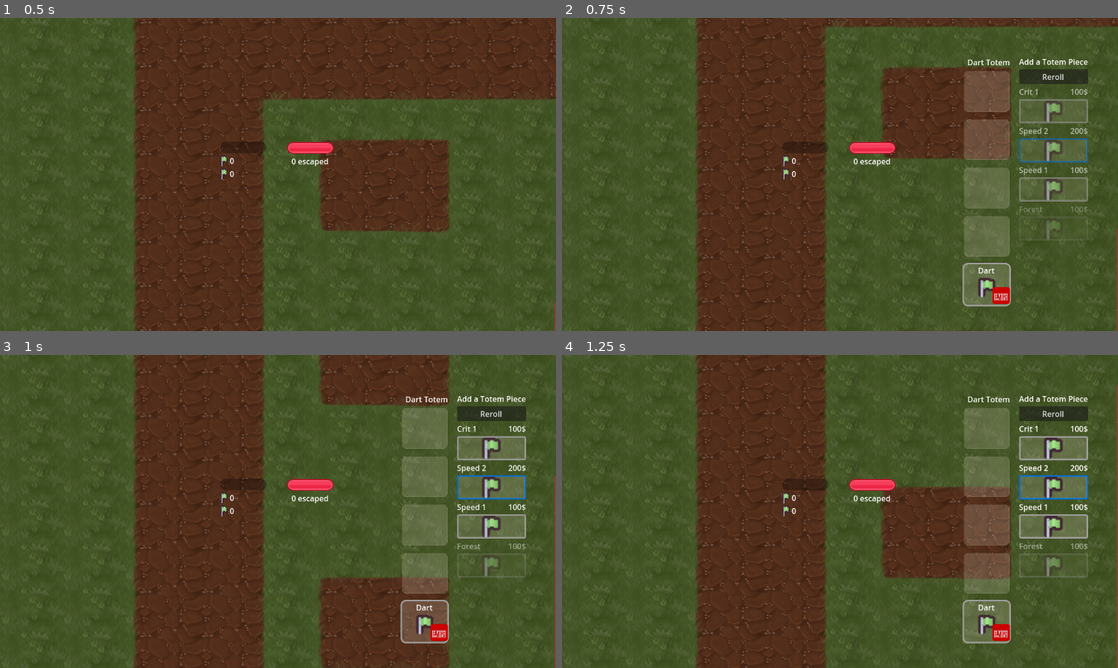
Above: before the commit, frames 1-4 (two rows, left to right).
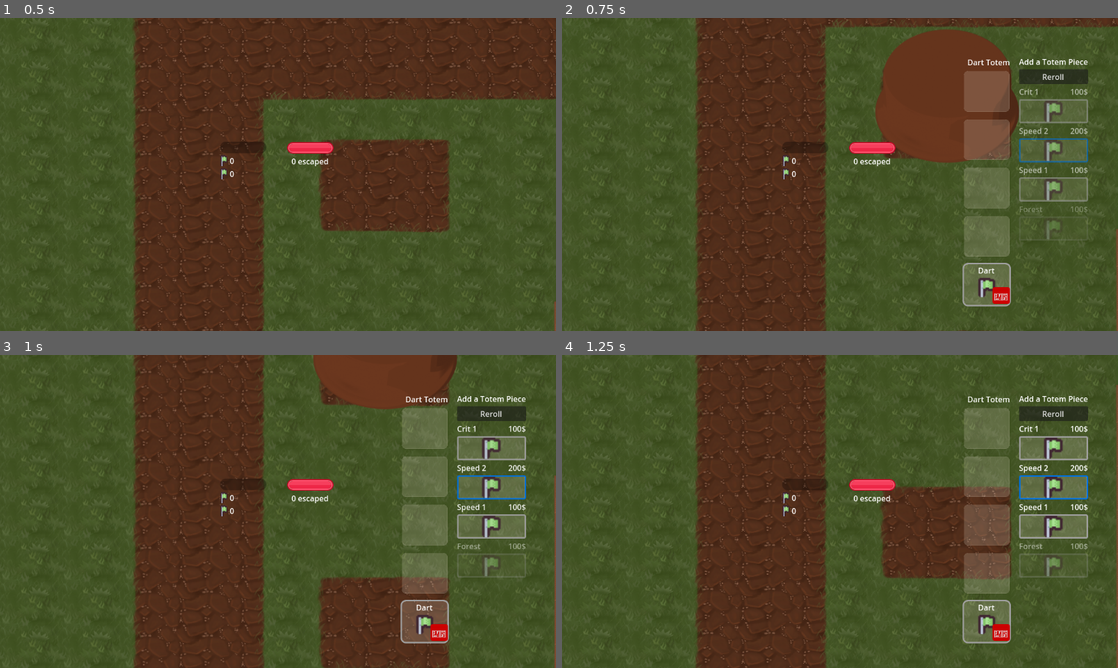
Above: after the commit, the same moments.

Repository: Jelleas/gmtk-2025
Game: Godot game, scene res://main_level.tscn
The game is run twice, just before and just after one commit, with the same random seed, the same clock (stepped at 60 frames per second) and the same inputs.
Inputs (mouse positions are in pixels of both pictures, inside the frame that each line leads up to):
- Up to frame 1 (0.5 s): no input
- Up to frame 2 (0.75 s): tap Enter at 0.5 s; move the mouse to (962, 158) at 0.52 s; hold Down (camera_move_down) from 0.53 s (still down); click (962, 158) at 0.67 s
- Up to frame 3 (1 s): keep holding Down (camera_move_down)
- Up to frame 4 (1.25 s): keep holding Down (camera_move_down)

Frame 1 is identical in both runs. In frame 2, 4.1% of the frame differs, in the area x 56-83%, y 3-47%; in frame 3, 1.5%; in frame 4, nothing differs.

Commit message:
better totem setup + add base and color

Diff:
--- a/monster.tscn
+++ b/monster.tscn
@@ -16,8 +16,3 @@
 
 [node name="CollisionShape2D" type="CollisionShape2D" parent="MonsterBody"]
 shape = SubResource("CircleShape2D_s3gyj")
-
-[connection signal="area_entered" from="MonsterBody" to="." method="get_hit"]
-[connection signal="area_shape_entered" from="MonsterBody" to="." method="get_hit"]
-[connection signal="body_entered" from="MonsterBody" to="." method="get_hit"]
-[connection signal="body_shape_entered" from="MonsterBody" to="." method="get_hit"]
--- a/totem/dart.gd
+++ b/totem/dart/dart.gd
@@ -33,6 +33,7 @@
 	energy_cost = totem.base.energy_cost
 	range = totem.base.range
 
+
 	totem.damage = totem.base.damage
 	totem.crit_chance = totem.base.crit_chance
 	totem.cooldown = totem.base.cooldown
@@ -42,12 +43,14 @@
 	totem.produces = totem.base.produces
 	totem.consumes = totem.base.consumes
 
-	var tile_size = totem.tile_map_layer.tile_set.tile_size
-	local_pos = totem.tile_map_layer.map_to_local(totem.plot_position)
-	global_pos = totem.tile_map_layer.to_global(local_pos)
+	global_pos = totem.global_pos
+	local_pos = totem.local_pos
+
+	totem.sprite.modulate = totem.base.sprite_color
+	totem.sprite.global_position = global_pos
 
 	attack_area = $AttackArea
-	attack_area.global_position = global_pos
+	attack_area.global_position = local_pos
 	$AttackArea/CollisionShape2D.shape.radius = totem.base.range
 	attack_area.area_entered.connect(_on_attack_area_entered)
 	attack_area.area_exited.connect(_on_attack_area_exited)
@@ -90,7 +93,7 @@
 
 func shoot(from: Vector2, target: Area2D):
 	var to = totem.tile_map_layer.to_local(target.global_position)
-	var projectile_scene = preload("res://totem/dart_projectile.tscn")
+	var projectile_scene = preload("res://totem/dart/dart_projectile.tscn")
 	var proj = projectile_scene.instantiate()
 	proj.target = target
 	proj.damage = damage
--- /dev/null
+++ b/totem/dart/dart.tscn
@@ -0,0 +1,13 @@
+[gd_scene load_steps=3 format=3 uid="uid://d2gwq2j6nc8uc"]
+
+[ext_resource type="Script" uid="uid://ckfmgbqgrvf0c" path="res://totem/dart/dart.gd" id="1_f4d15"]
+
+[sub_resource type="CircleShape2D" id="CircleShape2D_yc6he"]
+
+[node name="Dart" type="Node2D"]
+script = ExtResource("1_f4d15")
+
+[node name="AttackArea" type="Area2D" parent="."]
+
+[node name="CollisionShape2D" type="CollisionShape2D" parent="AttackArea"]
+shape = SubResource("CircleShape2D_yc6he")
--- a/totem/dart_projectile.gd
+++ b/totem/dart/dart_projectile.gd
@@ -1,6 +1,6 @@
 extends Area2D
 
-@export var speed := 400.0
+@export var speed := 2000.0
 var direction := Vector2.ZERO
 var target: Area2D
 var damage: int
--- a/totem/dart_projectile.tscn
+++ b/totem/dart/dart_projectile.tscn
@@ -1,6 +1,6 @@
 [gd_scene load_steps=4 format=3 uid="uid://c3amewplt24b8"]
 
-[ext_resource type="Script" uid="uid://8pa84nkdi8ic" path="res://totem/dart_projectile.gd" id="1_w3gel"]
+[ext_resource type="Script" uid="uid://8pa84nkdi8ic" path="res://totem/dart/dart_projectile.gd" id="1_w3gel"]
 [ext_resource type="Texture2D" uid="uid://dfj26ibwe2waf" path="res://tile_0035.png" id="2_exccd"]
 
 [sub_resource type="CircleShape2D" id="CircleShape2D_l7uhn"]
@@ -12,4 +12,5 @@
 shape = SubResource("CircleShape2D_l7uhn")
 
 [node name="Sprite2D" type="Sprite2D" parent="."]
+scale = Vector2(5, 5)
 texture = ExtResource("2_exccd")
--- a/totem/producer.gd
+++ b/totem/producer/producer.gd
@@ -10,6 +10,9 @@
 var total_energy: float
 var energy_cost: float
 var current_energy: float
+
+var global_pos: Vector2
+var local_pos: Vector2
 
 func init(parent_ref):
 	totem = parent_ref
@@ -28,6 +31,12 @@
 	totem.total_energy = totem.base.total_energy
 	totem.energy_cost = totem.base.energy_cost
 	totem.produces = totem.base.produces
+
+	global_pos = totem.global_pos
+	local_pos = totem.local_pos
+
+	totem.sprite.global_position = global_pos
+	totem.sprite.modulate = totem.base.sprite_color
 
 	is_active = true
 	totem.is_active = true
--- /dev/null
+++ b/totem/producer/producer.tscn
@@ -0,0 +1,6 @@
+[gd_scene load_steps=2 format=3 uid="uid://luhkfgf4ylhy"]
+
+[ext_resource type="Script" uid="uid://b78kd0ybgaab4" path="res://totem/producer/producer.gd" id="1_2nxq5"]
+
+[node name="Producer" type="Node2D"]
+script = ExtResource("1_2nxq5")
--- a/totem/totem.gd
+++ b/totem/totem.gd
@@ -1,6 +1,9 @@
 extends Node2D
 
 class_name Totem
+
+@export var producer_scene: PackedScene
+@export var dart_scene: PackedScene
 
 var start: int
 var end: int
@@ -8,6 +11,9 @@
 @export var resource_manager: ResourceManager
 @export var tile_map_layer: TileMapLayer
 var timer: Timer
+var sprite: Sprite2D
+var local_pos: Vector2
+var global_pos: Vector2
 
 var actions: Array = []
 var inventory: Array[Res.Type] = []
@@ -34,6 +40,13 @@
 
 	tile_map_layer = tile_map
 	plot_position = plot_pos
+
+	sprite = $BaseSprite
+
+	var tile_size = tile_map_layer.tile_set.tile_size
+	local_pos = tile_map_layer.map_to_local(plot_position)
+	global_pos = tile_map_layer.to_global(local_pos)
+
 
 	timer = Timer.new()
 	timer.one_shot = true
@@ -89,14 +102,16 @@
 	base = new_base
 
 	if(base.type == TotemPieces.BaseType.PRODUCER):
-		var base_init = $Producer
+		var base_init = producer_scene.instantiate()
 		base_init.init(self)
 		base_scene = base_init
 
 	if(base.type == TotemPieces.BaseType.DART):
-		var base_init = $Dart
+		var base_init = dart_scene.instantiate()
 		base_init.init(self)
 		base_scene = base_init
+
+	add_child(base_scene)
 
 	startTimer()
 
--- a/totem/totem.tscn
+++ b/totem/totem.tscn
@@ -1,32 +1,22 @@
 [gd_scene load_steps=6 format=3 uid="uid://tmkdkgu7s5vv"]
 
 [ext_resource type="Script" uid="uid://buyy73ip5sskn" path="res://totem/totem.gd" id="1_758mn"]
-[ext_resource type="Script" uid="uid://b78kd0ybgaab4" path="res://totem/producer.gd" id="2_1gino"]
-[ext_resource type="Script" uid="uid://ckfmgbqgrvf0c" path="res://totem/dart.gd" id="3_gpwgi"]
+[ext_resource type="PackedScene" uid="uid://luhkfgf4ylhy" path="res://totem/producer/producer.tscn" id="2_7f103"]
+[ext_resource type="PackedScene" uid="uid://d2gwq2j6nc8uc" path="res://totem/dart/dart.tscn" id="3_xljs4"]
 [ext_resource type="Script" uid="uid://rh033edclfd5" path="res://totem/frog_bomb.gd" id="4_irn1f"]
-
-[sub_resource type="CircleShape2D" id="CircleShape2D_irn1f"]
+[ext_resource type="Texture2D" uid="uid://2tgfturtref7" path="res://assets/totems/totem-base.png" id="5_7f103"]
 
 [node name="Totem" type="Node2D"]
 script = ExtResource("1_758mn")
+producer_scene = ExtResource("2_7f103")
+dart_scene = ExtResource("3_xljs4")
 
 [node name="Timer" type="Timer" parent="."]
 one_shot = true
 autostart = true
 
-[node name="Producer" type="Node2D" parent="."]
-script = ExtResource("2_1gino")
-
-[node name="Dart" type="Node2D" parent="."]
-script = ExtResource("3_gpwgi")
-
-[node name="AttackArea" type="Area2D" parent="Dart"]
-
-[node name="CollisionShape2D" type="CollisionShape2D" parent="Dart/AttackArea"]
-shape = SubResource("CircleShape2D_irn1f")
-
 [node name="FrogBomb" type="Node2D" parent="."]
 script = ExtResource("4_irn1f")
 
-[connection signal="body_entered" from="Dart/AttackArea" to="Dart" method="_on_attack_area_body_entered"]
-[connection signal="body_exited" from="Dart/AttackArea" to="Dart" method="_on_attack_area_body_exited"]
+[node name="BaseSprite" type="Sprite2D" parent="."]
+texture = ExtResource("5_7f103")
--- a/totem/totem_pieces.gd
+++ b/totem/totem_pieces.gd
@@ -34,6 +34,7 @@
 
 class TotemBase extends TotemPiece:
 	var type: BaseType
+	var sprite_color: Color
 	var damage: int
 	var cooldown: float
 	var crit_chance: float
@@ -50,6 +51,7 @@
 		price = 100
 		type = BaseType.PRODUCER
 		icon = Sprite2D.new()
+		sprite_color = Color.html("#046620")
 		damage = 0
 		cooldown = 5.0
 		crit_chance = 0
@@ -65,6 +67,7 @@
 		price = 100
 		type = BaseType.PRODUCER
 		icon = Sprite2D.new()
+		sprite_color = Color.html("#42c2f5")
 		damage = 0
 		cooldown = 10.0
 		crit_chance = 0
@@ -80,6 +83,7 @@
 		price = 100
 		type = BaseType.DART
 		icon = Sprite2D.new()
+		sprite_color = Color.html("#A0522D")
 		damage = 10
 		cooldown = 1.0
 		crit_chance = 0.05
Renamed: totem/attack_area.gd -> totem/dart/attack_area.gd
Renamed: totem/attack_area.gd.uid -> totem/dart/attack_area.gd.uid
Renamed: totem/dart.gd.uid -> totem/dart/dart.gd.uid
Renamed: totem/dart_projectile.gd.uid -> totem/dart/dart_projectile.gd.uid
Renamed: totem/producer.gd.uid -> totem/producer/producer.gd.uid
